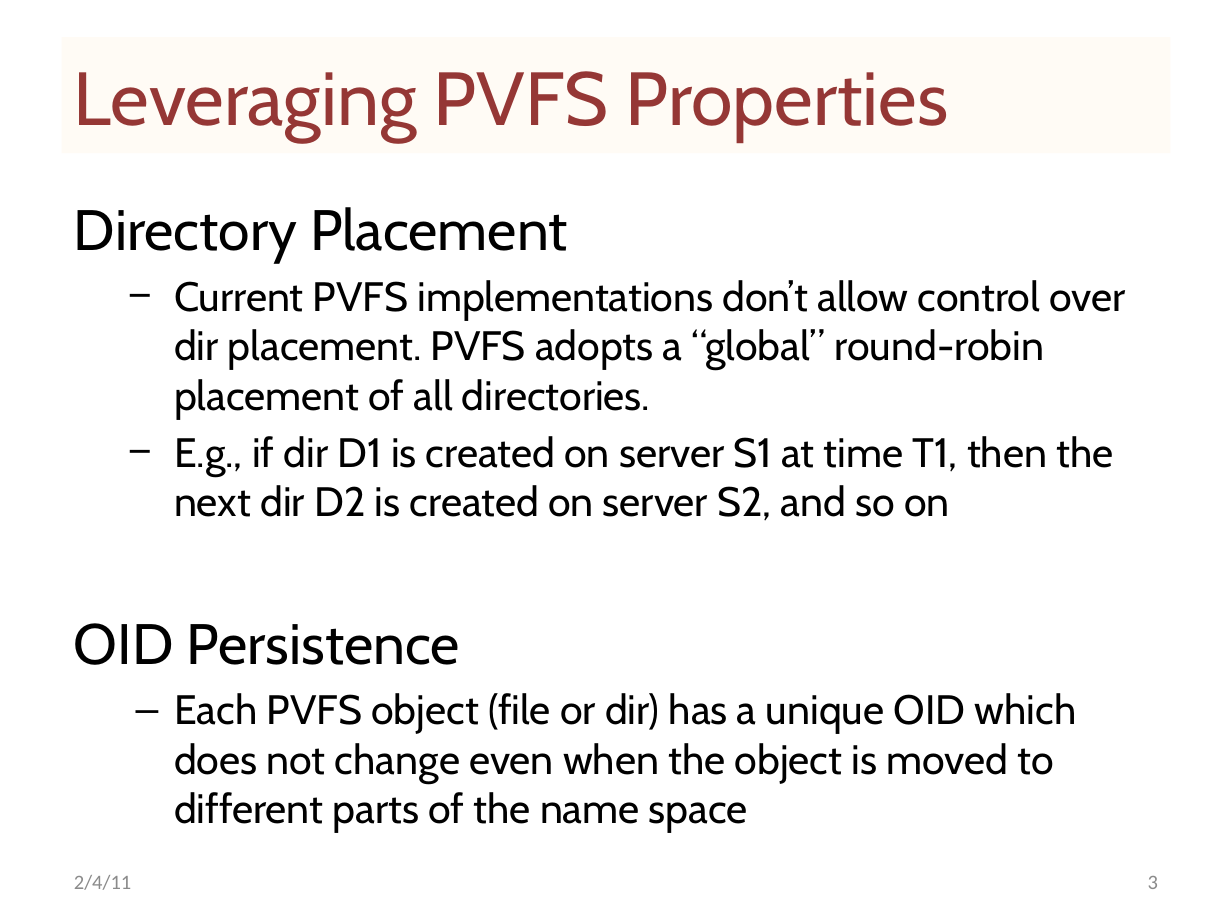
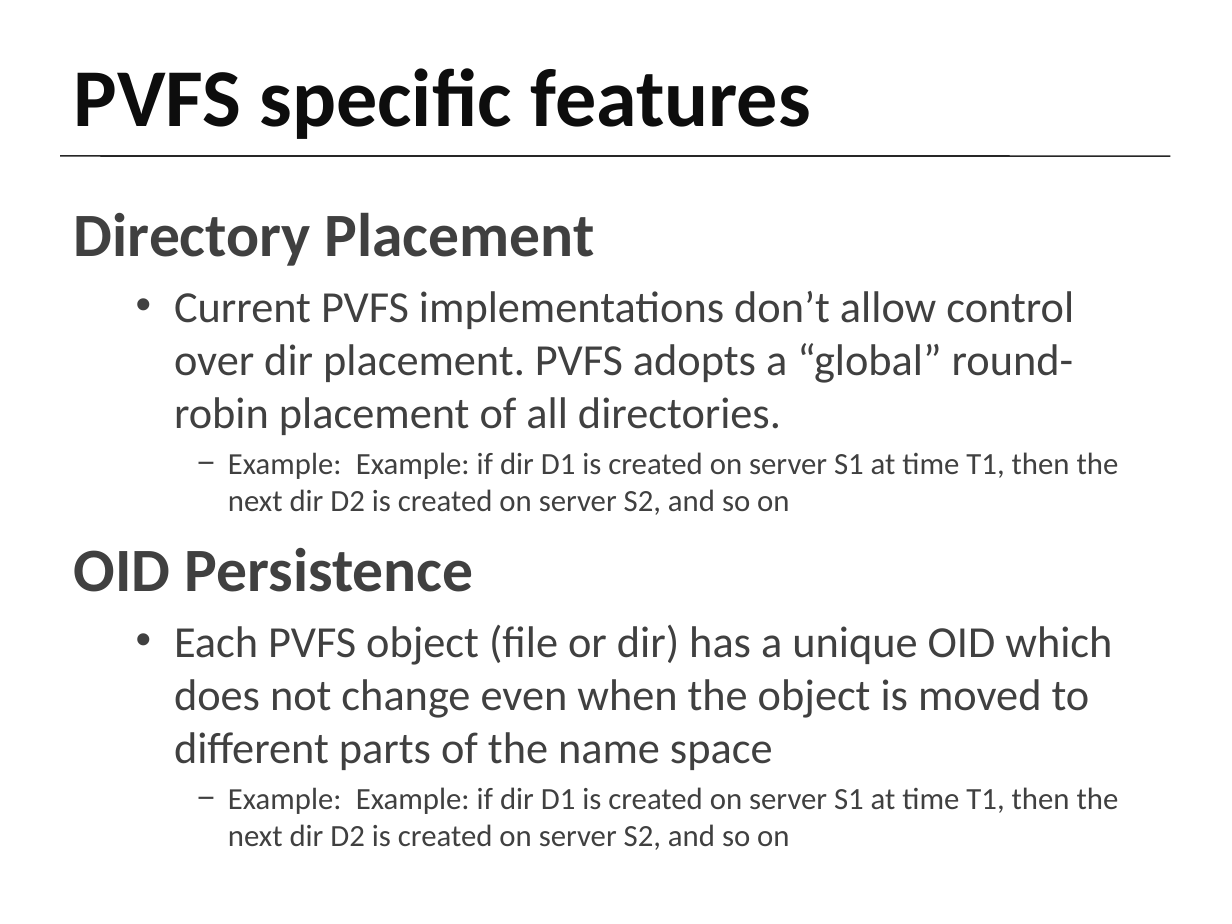
Before and after one commit to achivetta/skyefs, a slide deck: slide 3 of docs/GigaOnPVFS-Specification.pptx. Drawn at 1232x924 pixels with LibreOffice and Linux fonts; fonts in the diff are those of the drawing. Boxes give left, top, right and bottom in pixels: in the first picture for what was removed or moved away, otherwise in the second. Text is boxed around its words. In the diff, an @@ line names an element or a change of style, - is before the commit and + after.

Commit message:
Updated Powerpoint

```diff
--- a/docs/GigaOnPVFS-Specification.pptx
+++ b/docs/GigaOnPVFS-Specification.pptx
@@ title "PVFS specific features": place and size @@
-title "PVFS specific features" at [62,37,1170,153]
+title "PVFS specific features" at [74,68,810,139]
@@ title "PVFS specific features" at [74,68,810,139]: fill #FFFBF5 to none @@
@@ title at [74,68,810,139]: text changed; size 44 to 48 pt; font Cabin to Calibri; text colour #953735 to #0D0D0D; bold on @@
-Leveraging PVFS Properties
+PVFS specific features
@@ line added from (60, 156) to (1170, 156), #262626 1 pt @@
@@ text at [74,212,1112,770]: size 33.3 to 36 pt, bold on in "Directory Placement", "OID Persistence"; font Cabin to Calibri, text colour #000000 to #404040 in "Directory Placement", "Current PVFS implementations don’t allow control over ...", "OID Persistence", "Each PVFS object (file or dir) has ..."; size 24 to 25.9 pt in "Current PVFS implementations don’t allow control over ...", "Each PVFS object (file or dir) has ..."; bullet − to •; list level 3 to 2 in "Current PVFS implementations don’t allow ..."; bullet – to • @@
@@ text at [228,452,1119,515]: text changed; size 24 to 18 pt; font Cabin to Calibri; text colour #000000 to #404040 @@
-    − E.g., if dir D1 is created on server S1 at time T1, then the next dir D2 is created on server S2, and so on
+    − Example: Example: if dir D1 is created on server S1 at time T1, then the next dir D2 is created on server S2, and so on
@@ text at [228,787,1119,850]: paragraph added @@
+    − Example: Example: if dir D1 is created on server S1 at time T1, then the next dir D2 is created on server S2, and so on
@@ text removed at [74,875,131,890] @@
-2/4/11
@@ page number removed at [1148,876,1158,889] @@
-3
```
Also in this commit, not shown: 7 other slides changed, 1 slide added, 5 slides removed.
